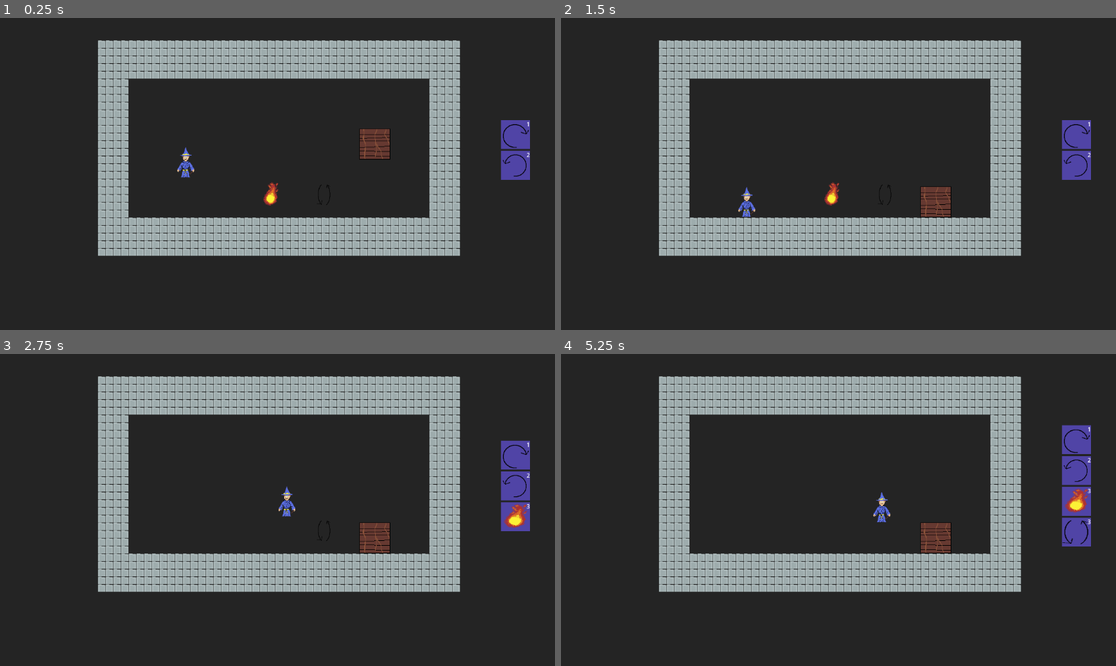
Above: before the commit, frames 1-4 (two rows, left to right).
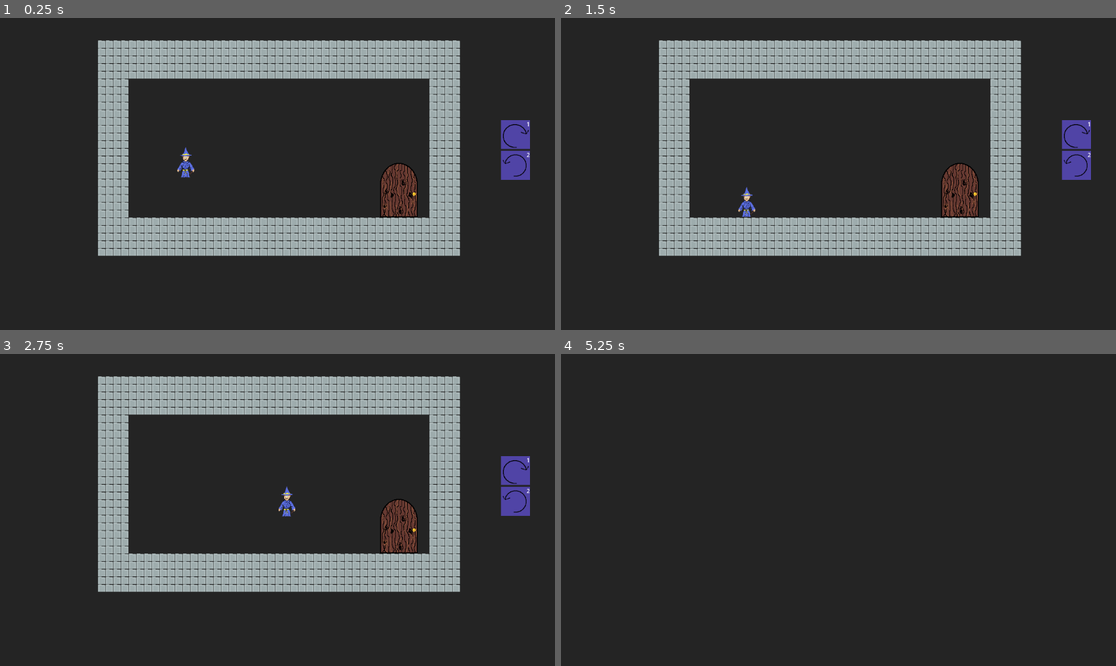
Above: after the commit, the same moments.

Repository: JoRdAnB421/godot_wizard_puzzle_game
Game: Godot game, scene res://Scenes/level1.tscn
Two runs of this game, one before a commit and one after it. Both use one fixed random seed, a clock stepped at 60 frames per second and the inputs below. This scene is started directly instead of the project's main scene.
Inputs (mouse positions are in pixels of both pictures, inside the frame that each line leads up to):
- Up to frame 1 (0.25 s): no input
- Up to frame 2 (1.5 s): click (1077, 133) at 0.5 s; click (1077, 164) at 1.27 s
- Up to frame 3 (2.75 s): tap Enter (ui_accept) at 2 s; hold D (move_right) from 2.03 s (still down); hold Enter (ui_accept) from 2.03 s (still down); tap Space (jump) at 2.27 s
- Up to frame 4 (5.25 s): release Enter (ui_accept) at 2.78 s; tap Enter (ui_accept) at 2.85 s; tap Space (jump) at 3.02, 5 s; release D (move_right) at 3.5 s; click (1077, 469) at 3.52 s; click (1077, 531) at 4.27 s; hold A (move_left) from 5.03 s (still down); hold Enter (ui_accept) from 5.03 s (still down)

The runs differ from the first frame. In frame 1, 1.6% of the frame differs, in the area x 47-76%, y 35-64%; in frame 2, 1.4%; in frame 3, 2.1%; in frame 4, 23%, in the area x 17-96%, y 7-77%.

Commit message:
Adding exit door and linking it to win screen

Diff:
--- /dev/null
+++ b/Scenes/exit_door.tscn
@@ -0,0 +1,28 @@
+[gd_scene load_steps=4 format=3 uid="uid://bdyvru8kd4i4n"]
+
+[ext_resource type="Script" uid="uid://bar0g3kbp6xqk" path="res://Scripts/exit_door.gd" id="1_b4nh8"]
+[ext_resource type="Texture2D" uid="uid://c3kit7sqjoytv" path="res://Art/exit_door.png" id="1_elbft"]
+
+[sub_resource type="RectangleShape2D" id="RectangleShape2D_b4nh8"]
+size = Vector2(63, 88)
+
+[node name="ExitDoor" type="Area2D"]
+script = ExtResource("1_b4nh8")
+
+[node name="TextureRect" type="TextureRect" parent="."]
+anchors_preset = 8
+anchor_left = 0.5
+anchor_top = 0.5
+anchor_right = 0.5
+anchor_bottom = 0.5
+offset_left = -64.0
+offset_top = -64.0
+offset_right = 64.0
+offset_bottom = 64.0
+grow_horizontal = 2
+grow_vertical = 2
+texture = ExtResource("1_elbft")
+
+[node name="CollisionShape2D" type="CollisionShape2D" parent="."]
+position = Vector2(-1.5, 20)
+shape = SubResource("RectangleShape2D_b4nh8")
--- a/Scenes/level1.tscn
+++ b/Scenes/level1.tscn
@@ -1,11 +1,9 @@
-[gd_scene load_steps=10 format=4 uid="uid://dhbdk4326770t"]
+[gd_scene load_steps=7 format=4 uid="uid://dhbdk4326770t"]
 
 [ext_resource type="PackedScene" uid="uid://s8ocfyx8kqrl" path="res://Scenes/player.tscn" id="1_c5erv"]
 [ext_resource type="Texture2D" uid="uid://cdsuuj1j1p1wj" path="res://Tilemaps/roguelikeDungeon_transparent.png" id="2_lyd6k"]
-[ext_resource type="PackedScene" uid="uid://b3jg7ktpfx6yx" path="res://Scenes/box.tscn" id="3_y4dr7"]
 [ext_resource type="PackedScene" uid="uid://cr0b1w0k5dfe2" path="res://Scenes/UI.tscn" id="4_lyd6k"]
-[ext_resource type="PackedScene" uid="uid://cbwy3iitbvkak" path="res://Scenes/spell_pickup.tscn" id="5_y4dr7"]
-[ext_resource type="Texture2D" uid="uid://c7a73nioscel4" path="res://Art/spell_symbols.png" id="6_didp7"]
+[ext_resource type="PackedScene" uid="uid://bdyvru8kd4i4n" path="res://Scenes/exit_door.tscn" id="4_y4dr7"]
 
 [sub_resource type="TileSetAtlasSource" id="TileSetAtlasSource_jv6wh"]
 texture = ExtResource("2_lyd6k")
@@ -191,10 +189,6 @@
 physics_layer_0/collision_layer = 2
 sources/0 = SubResource("TileSetAtlasSource_jv6wh")
 
-[sub_resource type="AtlasTexture" id="AtlasTexture_y4dr7"]
-atlas = ExtResource("6_didp7")
-region = Rect2(180, 9.5, 62, 114)
-
 [node name="Level1" type="Control"]
 layout_mode = 3
 anchors_preset = 15
@@ -210,7 +204,8 @@
 [node name="UI" parent="." instance=ExtResource("4_lyd6k")]
 follow_viewport_enabled = true
 
-[node name="Player" parent="." instance=ExtResource("1_c5erv")]
+[node name="Player" parent="." groups=["player"] instance=ExtResource("1_c5erv")]
+top_level = true
 position = Vector2(388, 316)
 collision_layer = 3
 platform_on_leave = 2
@@ -222,21 +217,10 @@
 offset_bottom = 40.0
 pivot_offset = Vector2(575, 324)
 
-[node name="Box" parent="Objects" instance=ExtResource("3_y4dr7")]
-position = Vector2(783, 279)
-collision_layer = 2
-collision_mask = 3
-platform_on_leave = 2
-
 [node name="TileMapLayer" type="TileMapLayer" parent="Objects"]
 tile_map_data = PackedByteArray("AAANAAYAAAAIAAAAAAANAAcAAAAIAAAAAAANAAgAAAAIAAAAAAANAAkAAAAIAAAAAAANAAoAAAAIAAAAAAAOAA …(9744 unchanged characters)…
 tile_set = SubResource("TileSet_x6ack")
 use_kinematic_bodies = true
 
-[node name="SpellPickup" parent="Objects" instance=ExtResource("5_y4dr7")]
-position = Vector2(678, 420)
-spell_name = "Fireball"
-spell_texture = SubResource("AtlasTexture_y4dr7")
-
-[node name="SpellPickup2" parent="Objects" instance=ExtResource("5_y4dr7")]
-position = Vector2(567, 420)
+[node name="ExitDoor" parent="Objects" instance=ExtResource("4_y4dr7")]
+position = Vector2(833, 400)
--- /dev/null
+++ b/Scenes/success_layer.tscn
@@ -0,0 +1,20 @@
+[gd_scene load_steps=2 format=3 uid="uid://03vmmq4a6gq8"]
+
+[ext_resource type="Script" uid="uid://bo673y8r46fvu" path="res://Scripts/success_layer.gd" id="1_xktjs"]
+
+[node name="CanvasLayer" type="CanvasLayer"]
+process_mode = 2
+script = ExtResource("1_xktjs")
+
+[node name="RichTextLabel" type="RichTextLabel" parent="."]
+anchors_preset = 15
+anchor_right = 1.0
+anchor_bottom = 1.0
+grow_horizontal = 2
+grow_vertical = 2
+theme_override_font_sizes/mono_font_size = 1
+bbcode_enabled = true
+text = "[b]You escaped![/b]
+Press [space] to delve deeper..."
+horizontal_alignment = 1
+vertical_alignment = 1
--- a/Scripts/box.gd
+++ b/Scripts/box.gd
@@ -2,7 +2,7 @@
 
 # get the grvaity from the scene
 @onready var gravity_val = ProjectSettings.get_setting("physics/2d/default_gravity")
-@onready var gravity_vec = get_parent().get_meta("gravity_vec")
+@onready var gravity_vec = get_tree().get_current_scene().get_meta("gravity_vec")
 
 func _physics_process(delta: float) -> void:
 	gravity_vec = get_parent().get_parent().get_meta("gravity_vec")
--- /dev/null
+++ b/Scripts/exit_door.gd
@@ -0,0 +1,9 @@
+extends Area2D
+
+func _ready() -> void:
+	body_entered.connect(_on_area_entered)
+
+func _on_area_entered(body) -> void:
+	if body.is_in_group("player"):
+		print("You win!")
+		Global._level_win()
--- a/Scripts/global.gd
+++ b/Scripts/global.gd
@@ -1,6 +1,7 @@
 extends Node
 
 @onready var current_scene = get_tree().current_scene
+@onready var success_screen = preload("res://Scenes/success_layer.tscn")
 
 func goto_scene(path):
 	"""Changes to a given scene based on path but need to make sure that we
@@ -8,6 +9,7 @@
 	scene loading
 	"""
 	_deferred_goto_scene.call_deferred(path)
+	get_tree().paused = false
 
 func _deferred_goto_scene(path):
 	# Now safe to remove current scene
@@ -21,3 +23,8 @@
 
 	# Add it to the active scene, as a child of the root
 	get_tree().root.add_child(current_scene)
+
+func _level_win() -> void:
+	get_tree().paused = true
+	var win_screen = success_screen.instantiate()
+	current_scene.add_child(win_screen)
--- a/Scripts/player_state.gd
+++ b/Scripts/player_state.gd
@@ -43,7 +43,6 @@
 	"""Attempt to have room rotate smoothly whilst freezing the player in
 	place
 	"""
-
 	var main_scene = Global.current_scene.get_child(-1)
 	var goal_angle = main_scene.rotation + PI/2 * direction
 	var tween = main_scene.create_tween()
--- /dev/null
+++ b/Scripts/success_layer.gd
@@ -0,0 +1,5 @@
+extends CanvasLayer
+
+func _unhandled_input(event: InputEvent) -> void:
+	if event.is_action_pressed("ui_accept"):
+		Global.goto_scene("res://Scenes/main_menu.tscn")
--- a/project.godot
+++ b/project.godot
@@ -12,7 +12,7 @@
 
 config/name="Spellbound Dungeon"
 run/main_scene="uid://bhqwwghvco8r7"
-config/features=PackedStringArray("4.5", "Forward Plus")
+config/features=PackedStringArray("4.4", "Forward Plus")
 config/icon="res://icon.svg"
 
 [autoload]
Binary file added: Art/exit_door.aseprite
Binary file added: Art/exit_door.png
Not shown, added: Scripts/exit_door.gd.uid
Not shown, added: Scripts/success_layer.gd.uid
